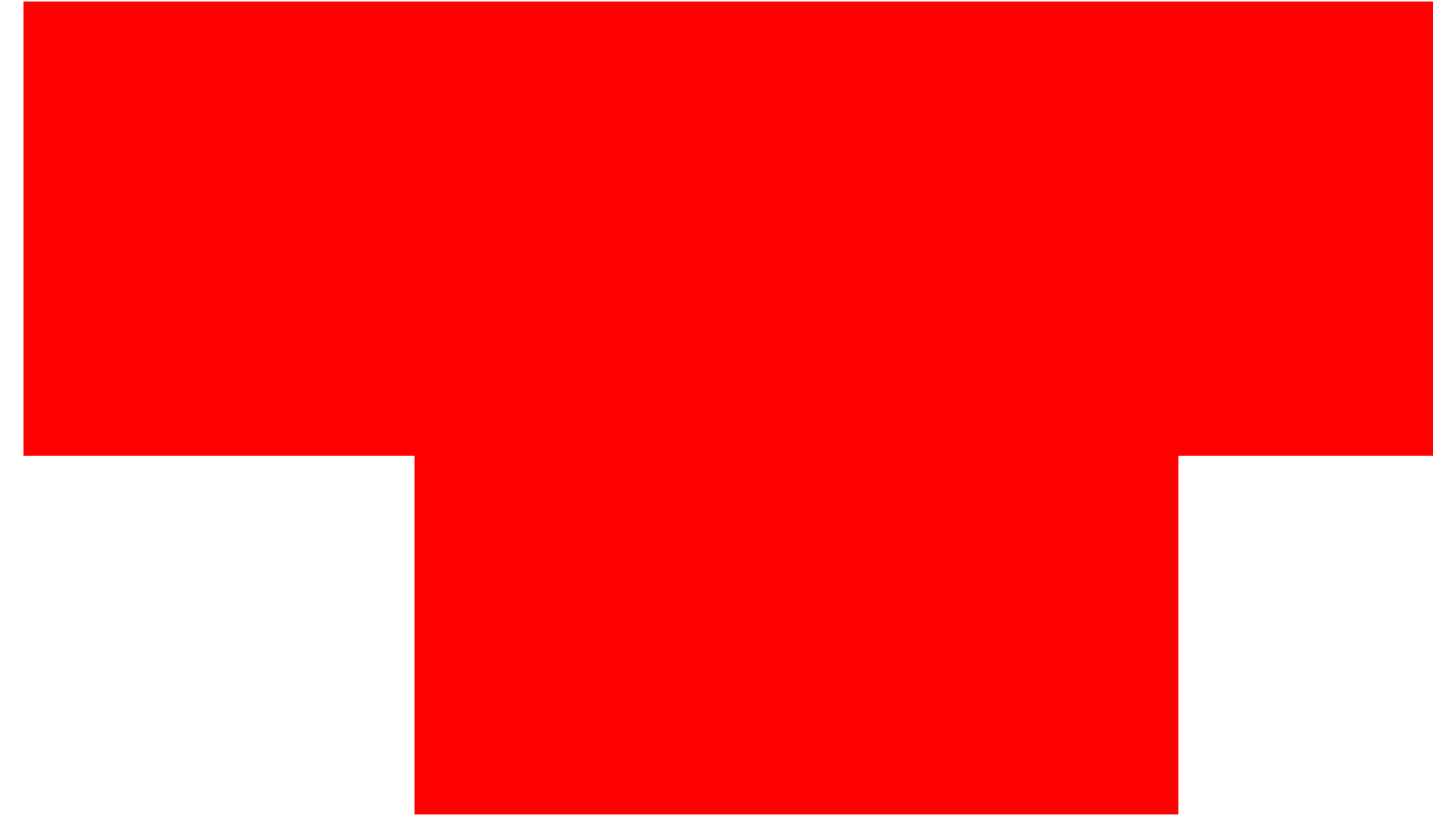
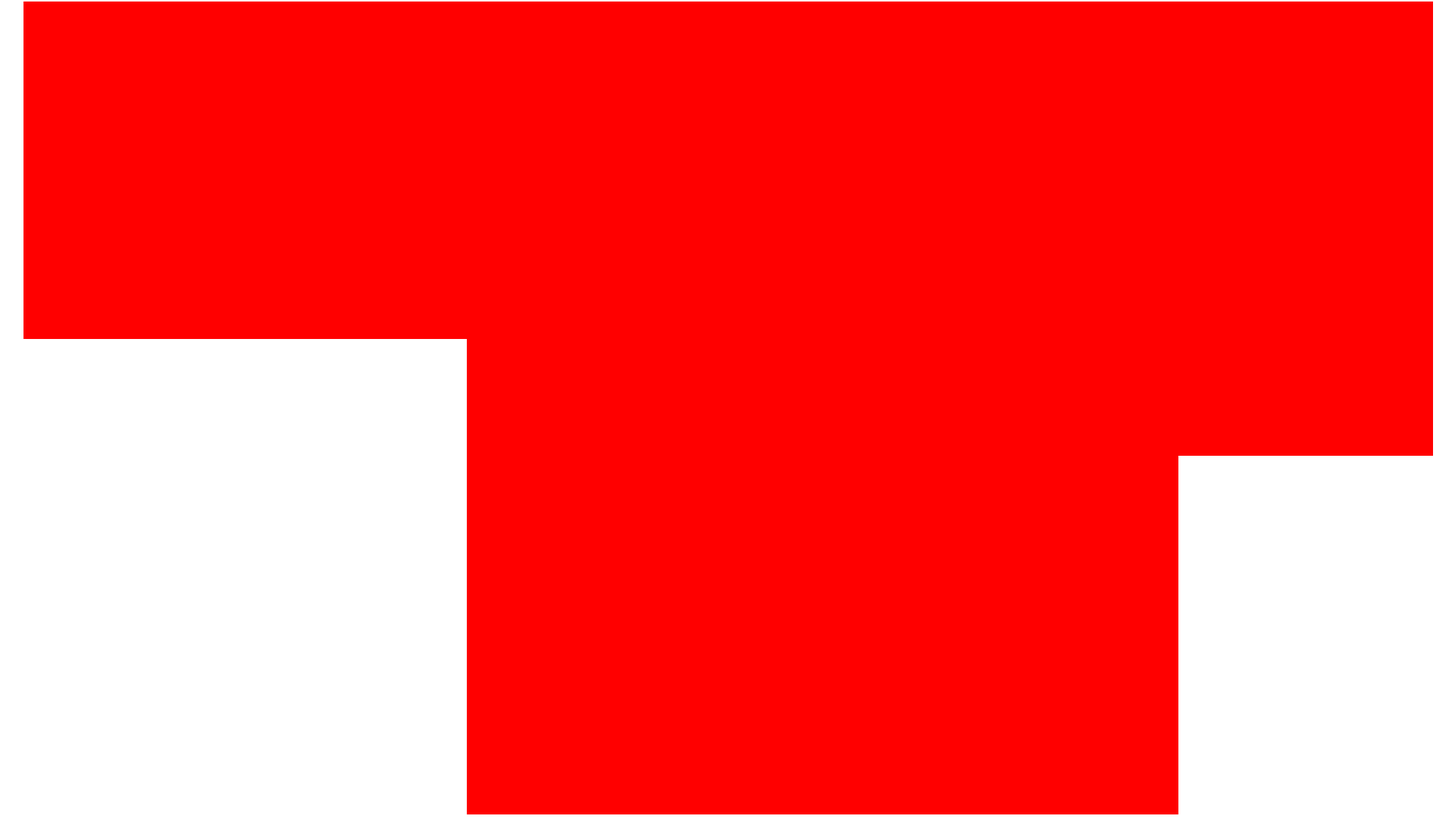
The second 1455 x 819 image is a revision of the first. Changes to its layers:
renamed "Background" to "move_btn.psd", painted on it over (23, 338, 467, 815)
